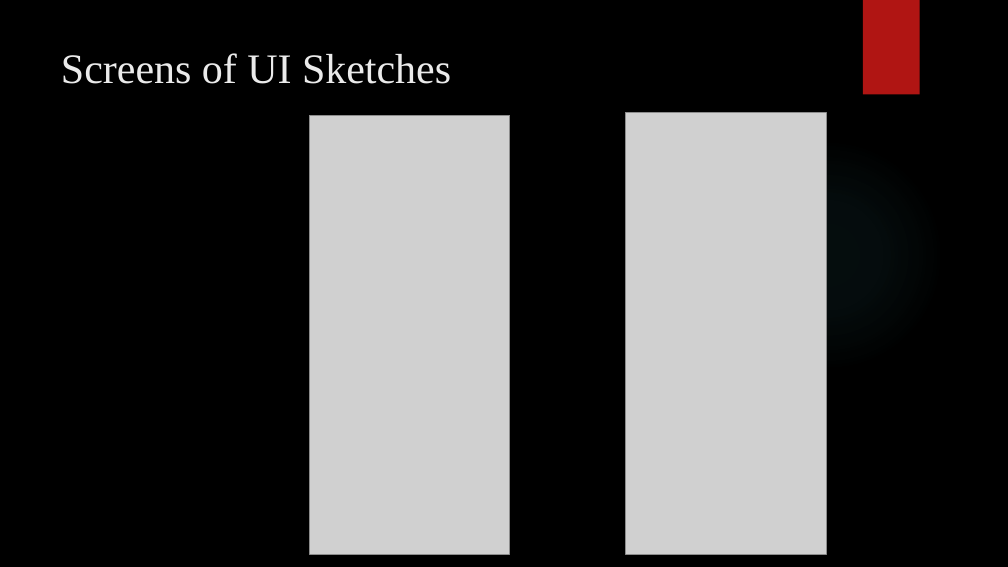
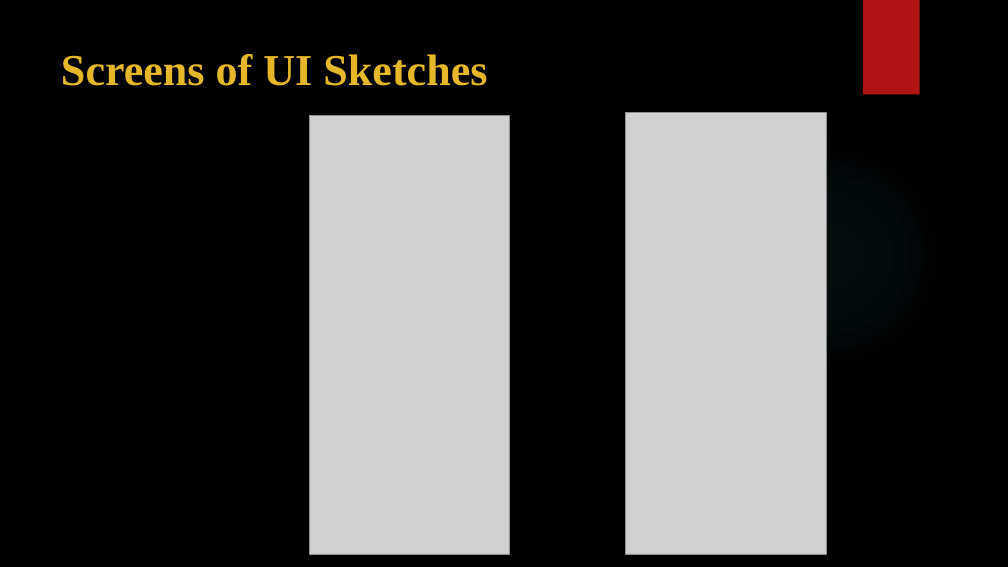
Before and after one commit to sowmyathogiti/Healthify, a slide deck: slide 6 of Healthify-NWMSU.pptx (slide 5 before the commit). Drawn at 1008x567 pixels with LibreOffice and Linux fonts; fonts in the diff are those of the drawing; grey boxes stand for pictures; background and template pictures are left out. Boxes give left, top, right and bottom in pixels: in the first picture for what was removed or moved away, otherwise in the second. Text is boxed around its words. In the diff, an @@ line names an element or a change of style, - is before the commit and + after.

```diff
--- a/Healthify-NWMSU.pptx
+++ b/Healthify-NWMSU.pptx
@@ title "Screens of UI Sketches" at <box>61,54,487,86</box>: size 40 to 42 pt, text colour #EBEBEB to #E6B729, bold on @@
```
Also in this commit, not shown: 7 other slides changed, 1 slide added.
